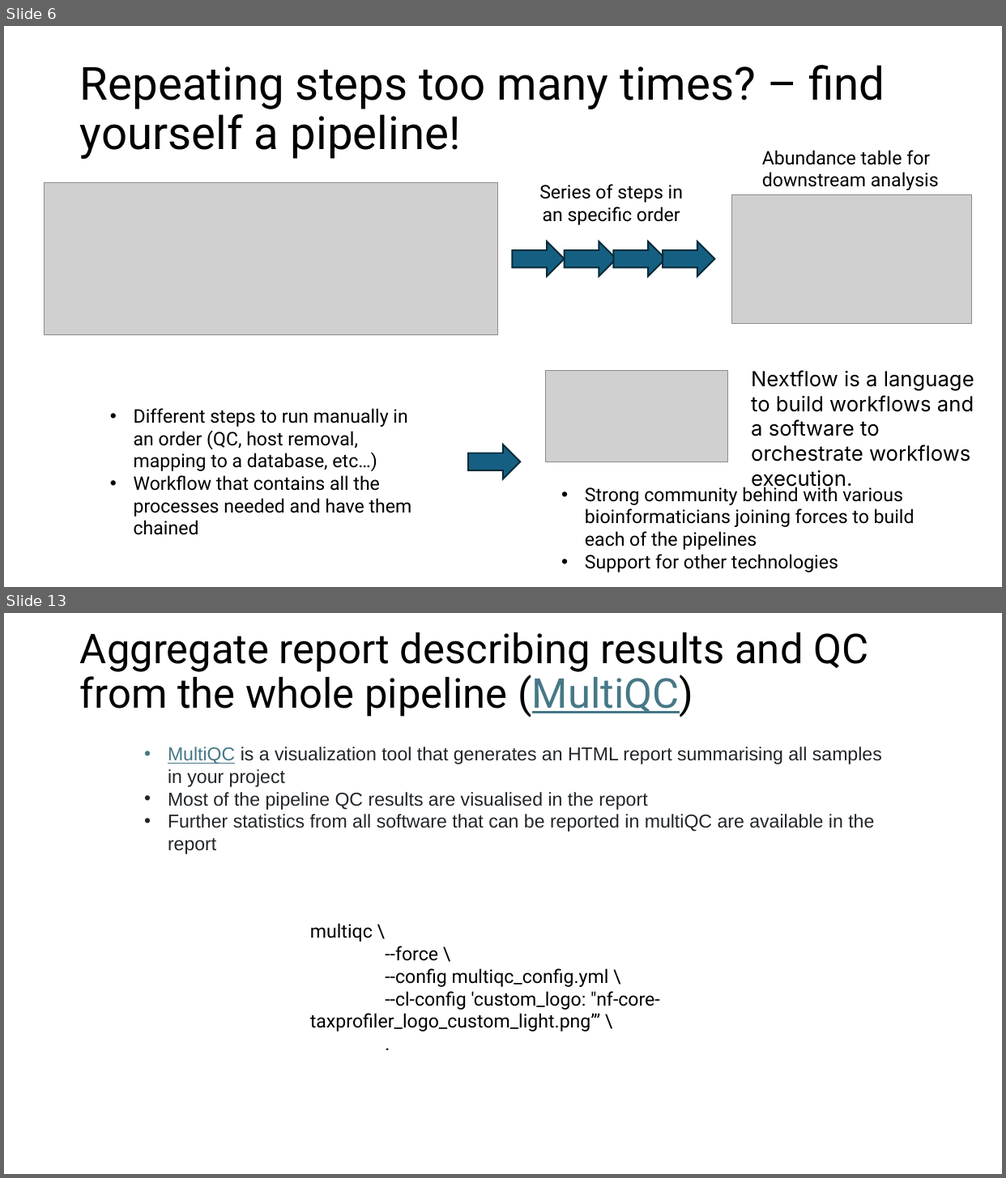
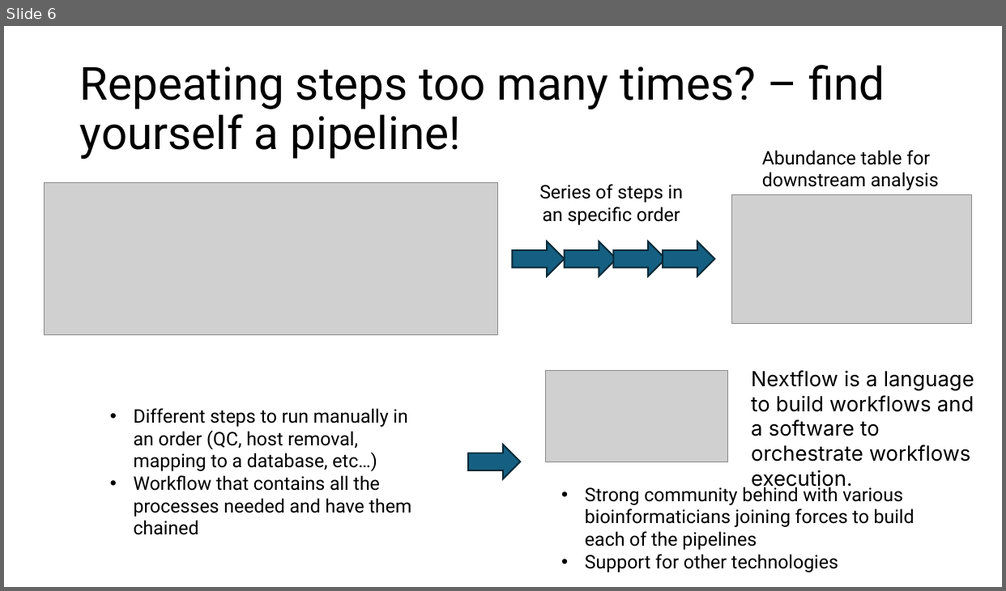
Before and after one commit to biosustain/dsp_metagenomics_training, a slide deck: course_contents/DataProcessing_taxprofiler.pptx. Shown one above the other, each under a label of ours: slides 6 and 13 before the commit, slide 6 after it; the slides between them are not shown. The pictures are 1006x1178 and 1006x591 pixels, drawn with LibreOffice and Linux fonts; fonts in the diff are those of the drawing; grey boxes stand for pictures. Boxes give left, top, right and bottom in pixels: in the first picture for what was removed or moved away, otherwise in the second. Text is boxed around its words. In the diff, an @@ line names an element or a change of style, - is before the commit and + after.

Commit message:
Updated DataProcessing_taxprofiler pptx and pdf

```diff
--- a/course_contents/DataProcessing_taxprofiler.pptx
+++ b/course_contents/DataProcessing_taxprofiler.pptx
@@ slide 13 removed at (4,613,1002,1174), background #FFFFFF @@
@@ title removed at (80,632,868,717) @@
-Aggregate report describing results and QC from the whole pipeline (MultiQC)
@@ text removed at (168,747,882,832) @@
-• MultiQC is a visualization tool that generates an HTML report summarising all samples in your project
-• Most of the pipeline QC results are visualised in the report
-• Further statistics from all software that can be reported in multiQC are available in the report
@@ text removed at (310,923,660,1032) @@
-multiqc \
---force \
---config multiqc_config.yml \
---cl-config 'custom_logo: "nf-core- taxprofiler_logo_custom_light.png”’ \
-.
```
Also in this commit, not shown: 4 slides changed, 3 other slides removed, 2 other files.
